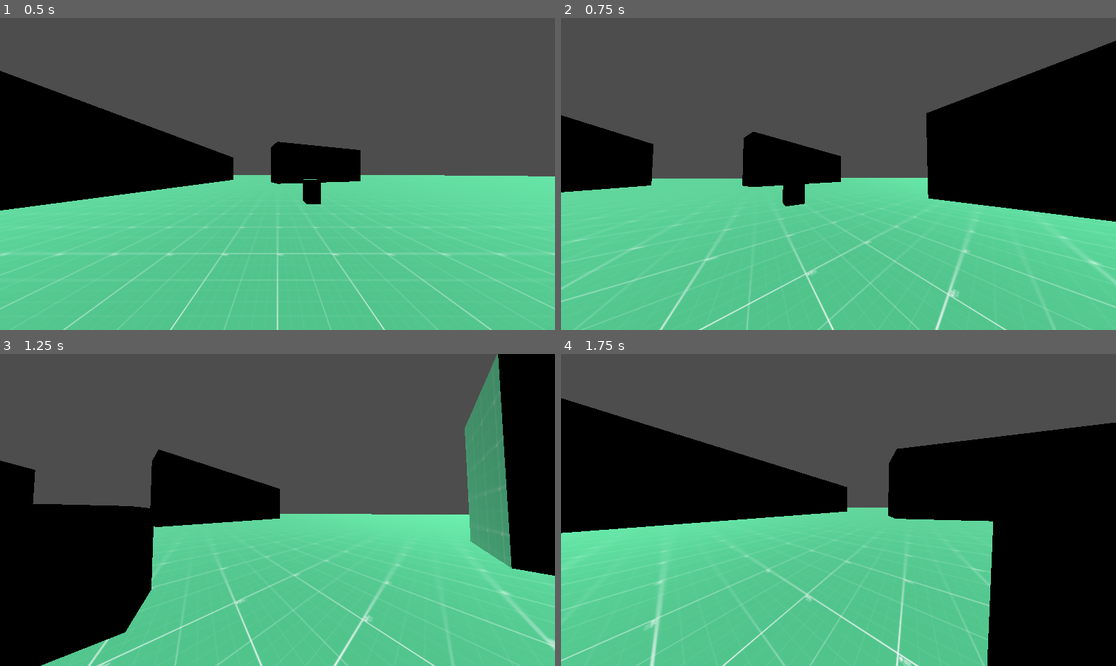
Above: before the commit, frames 1-4 (two rows, left to right).
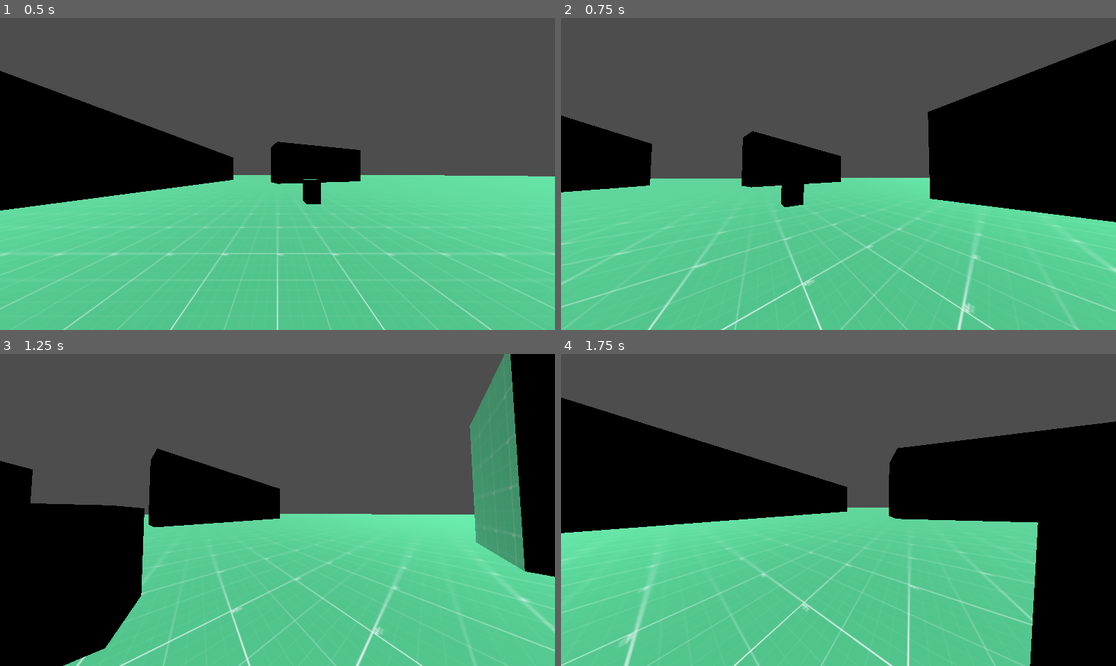
Above: after the commit, the same moments.

Repository: TimurTimergalin/team-dynamics-project-0
Game: Godot game, scene res://scenes/prototype_scene.tscn
Two runs of this game, one before a commit and one after it. Both use one fixed random seed, a clock stepped at 60 frames per second and the inputs below.
Inputs (mouse positions are in pixels of both pictures, inside the frame that each line leads up to):
- Up to frame 1 (0.5 s): no input
- Up to frame 2 (0.75 s): move the mouse to (866, 174) at 0.52 s; hold W (main_move_forward) from 0.53 s (still down); tap Ctrl (main_crouch) at 0.6 s
- Up to frame 3 (1.25 s): keep holding W (main_move_forward); tap Space (main_jump) at 0.77 s
- Up to frame 4 (1.75 s): keep holding W (main_move_forward); move the mouse to (810, 510) at 1.27 s; tap Shift (main_run) at 1.35 s; tap Space (main_jump) at 1.52 s

Frame 1 is identical in both runs. In frame 2, 3.8% of the frame differs, in the area x 0-100%, y 6-100%; in frame 3, 6.1%; in frame 4, 6.8%, in the area x 0-100%, y 14-100%.

Commit message:
Выделил move_and_slide в отдельный logic

Diff:
--- a/scenes/player.tscn
+++ b/scenes/player.tscn
@@ -4,13 +4,14 @@
 [ext_resource type="Script" uid="uid://do2nsn7vo6vpd" path="res://scripts/stores/movement/gravity_store.gd" id="2_lrhn5"]
 [ext_resource type="Script" uid="uid://ql3s7jxbe3ln" path="res://scripts/stores/movement/horizontal_movement_store.gd" id="2_tuyoq"]
 [ext_resource type="Script" uid="uid://cnwggruap2e0n" path="res://scripts/logic/state_machine/state_machine.gd" id="3_qhqgy"]
-[ext_resource type="Script" uid="uid://cp02gts22siqs" path="res://scripts/logic/movement/player_movement_states/idle_state.gd" id="5_fjrip"]
-[ext_resource type="Script" uid="uid://ctm2er1thhhu2" path="res://scripts/logic/movement/player_movement_states/walking_state.gd" id="6_smehm"]
-[ext_resource type="Script" uid="uid://jni8u8uya2y4" path="res://scripts/logic/movement/player_movement_states/crouching_state.gd" id="8_y4r1p"]
+[ext_resource type="Script" uid="uid://cp02gts22siqs" path="res://scripts/logic/movement/player_movement_state_machine/idle_state.gd" id="5_fjrip"]
+[ext_resource type="Script" uid="uid://ctm2er1thhhu2" path="res://scripts/logic/movement/player_movement_state_machine/walking_state.gd" id="6_smehm"]
+[ext_resource type="Script" uid="uid://jni8u8uya2y4" path="res://scripts/logic/movement/player_movement_state_machine/crouching_state.gd" id="8_y4r1p"]
 [ext_resource type="Resource" uid="uid://dtk2blb0doadl" path="res://resources/player/movement.tres" id="9_y4r1p"]
 [ext_resource type="Script" uid="uid://i6cfyh3no4en" path="res://scripts/logic/state_machine/state_machine_logger.gd" id="10_d2wvv"]
 [ext_resource type="Script" uid="uid://drvqm8nefhw2w" path="res://scripts/logic/camera/camera_controller_logic.gd" id="10_y4r1p"]
 [ext_resource type="Resource" uid="uid://bgqa0tcc2e6tv" path="res://resources/player/camera_controller.tres" id="11_d2wvv"]
+[ext_resource type="Script" uid="uid://ogc2ldxcn888" path="res://scripts/logic/movement/character_body_move_and_slide_logic.gd" id="11_3v2ag"]
 
 [sub_resource type="CapsuleShape3D" id="CapsuleShape3D_dkjbp"]
 
@@ -132,3 +133,6 @@
 metadata/_custom_type_script = "uid://drvqm8nefhw2w"
 
 [connection signal="state_changed" from="Logic/MovementStateMachine" to="Logic/CameraControllerLogic" method="_on_state_changed"]
+[node name="MoveAndSlideLogic" type="Node" parent="Logic" node_paths=PackedStringArray("body")]
+script = ExtResource("11_3v2ag")
+body = NodePath("../..")
--- /dev/null
+++ b/scripts/logic/movement/character_body_move_and_slide_logic.gd
@@ -0,0 +1,12 @@
+extends Node
+
+class_name CharacterBodyMoveAndSlideLogic
+
+@export var body: CharacterBody3D
+
+signal slided
+
+func _physics_process(_delta: float) -> void:
+    var velocity := body.velocity
+    if body.move_and_slide():
+        slided.emit(velocity, body.get_last_slide_collision())
--- a/scripts/logic/movement/gravity_logic.gd
+++ b/scripts/logic/movement/gravity_logic.gd
@@ -8,4 +8,3 @@
 
 func _physics_process(delta: float) -> void:
 	target.velocity.y += gravity_store.gravity * delta
-	target.move_and_slide()
--- /dev/null
+++ b/scripts/logic/movement/player_movement_state_machine/player_movement_state_machine.gd
@@ -0,0 +1,6 @@
+extends StateMachine
+
+@export var move_and_slide_logic: CharacterBodyMoveAndSlideLogic
+
+func _ready() -> void:
+	move_and_slide_logic.slided.connect(func (old_velocity, collision): cur_state.slided(old_velocity, collision))
Not shown: 1 places in scenes/prototype_scene.tscn that only renumber resources
Not shown, added: scripts/logic/movement/character_body_move_and_slide_logic.gd.uid
Renamed: scripts/logic/movement/player_movement_states/base_player_movement_state.gd -> scripts/logic/movement/player_movement_state_machine/base_player_movement_state.gd
Renamed: scripts/logic/movement/player_movement_states/base_player_movement_state.gd.uid -> scripts/logic/movement/player_movement_state_machine/base_player_movement_state.gd.uid
Renamed: scripts/logic/movement/player_movement_states/crouching_state.gd -> scripts/logic/movement/player_movement_state_machine/crouching_state.gd
Renamed: scripts/logic/movement/player_movement_states/crouching_state.gd.uid -> scripts/logic/movement/player_movement_state_machine/crouching_state.gd.uid
Renamed: scripts/logic/movement/player_movement_states/idle_state.gd -> scripts/logic/movement/player_movement_state_machine/idle_state.gd
Renamed: scripts/logic/movement/player_movement_states/idle_state.gd.uid -> scripts/logic/movement/player_movement_state_machine/idle_state.gd.uid
Renamed: scripts/logic/movement/player_movement_states/jumping_state.gd -> scripts/logic/movement/player_movement_state_machine/jumping_state.gd
Renamed: scripts/logic/movement/player_movement_states/jumping_state.gd.uid -> scripts/logic/movement/player_movement_state_machine/jumping_state.gd.uid
Not shown, added: scripts/logic/movement/player_movement_state_machine/player_movement_state_machine.gd.uid
Renamed: scripts/logic/movement/player_movement_states/walking_state.gd -> scripts/logic/movement/player_movement_state_machine/walking_state.gd
(and 1 more such lines)
